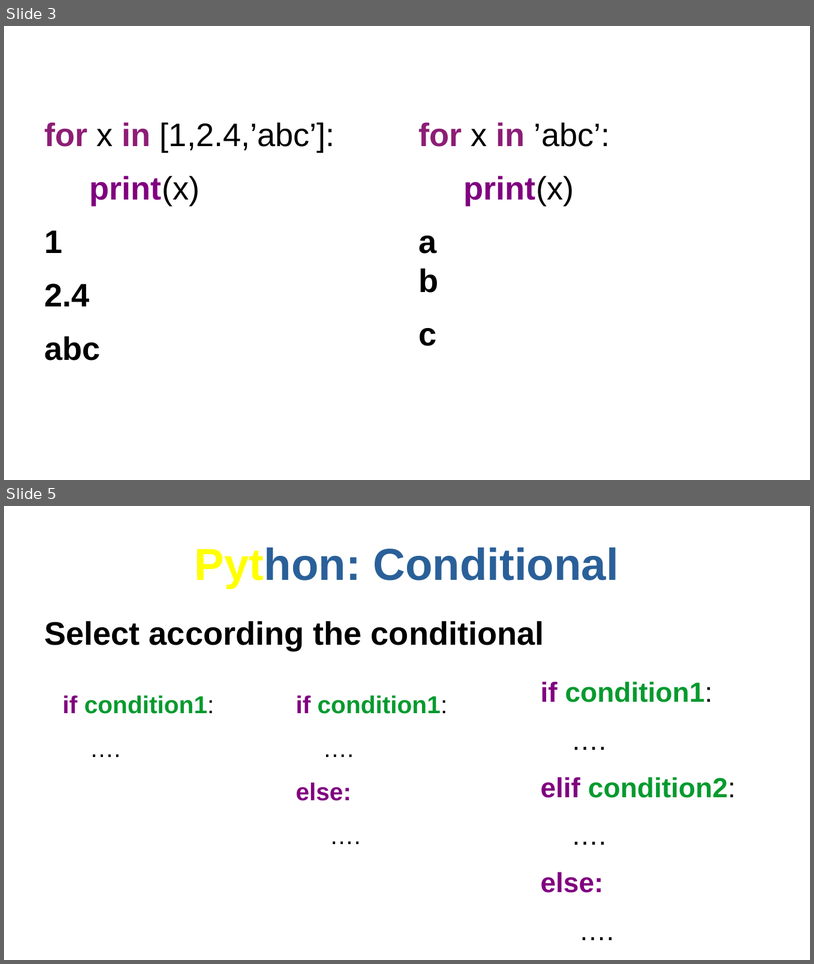
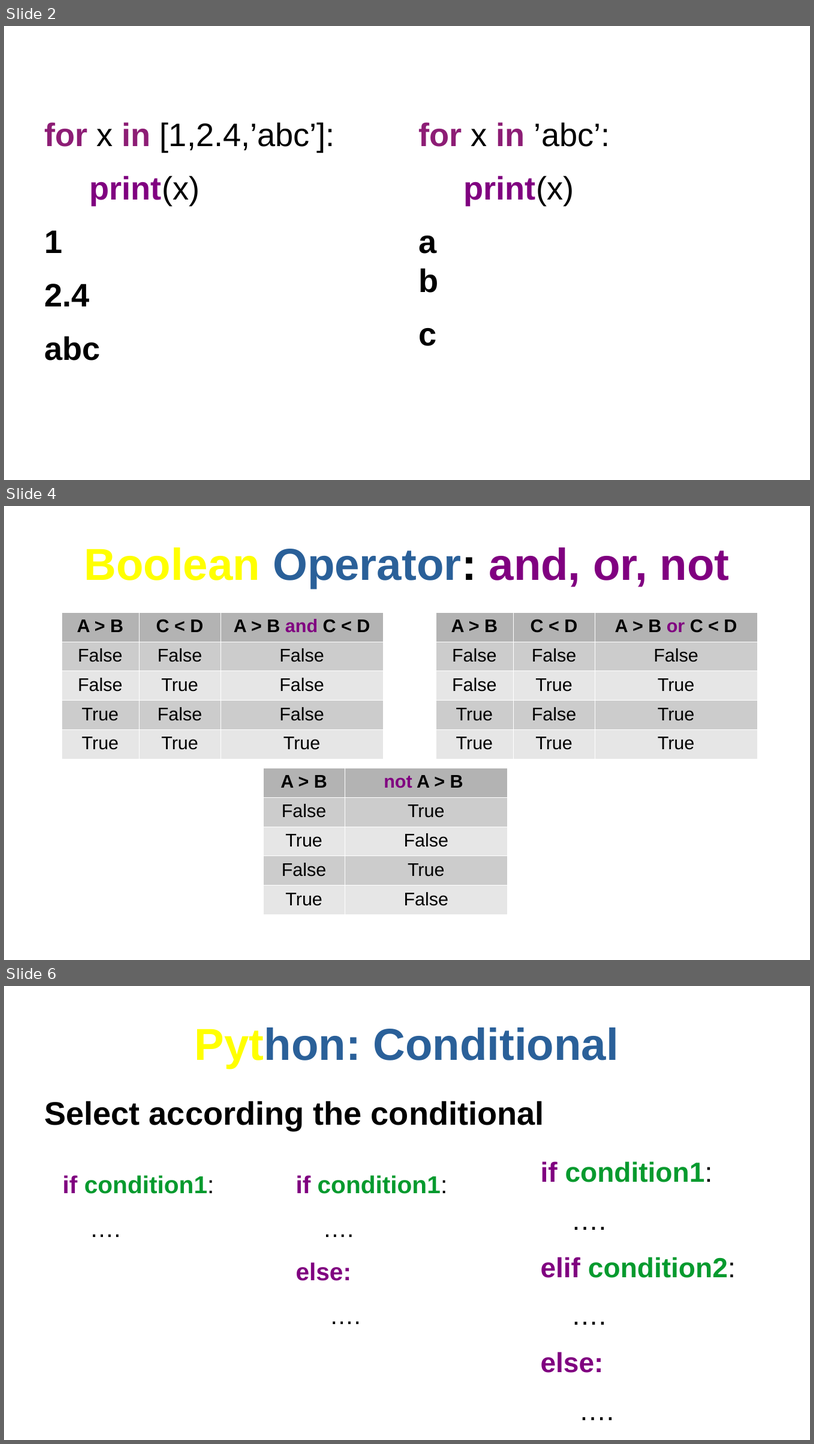
Before and after one commit to AndyDanian/chempyI, a slide deck: presentations/m1/c2.odp. Shown one above the other, each under a label of ours: slides 3 and 5 before the commit, slides 2, 4 and 6 after it; the slides between them are not shown. The pictures are 814x964 and 814x1444 pixels, drawn with LibreOffice and Linux fonts; fonts in the diff are those of the drawing. Boxes give left, top, right and bottom in pixels: in the first picture for what was removed or moved away, otherwise in the second. Text is boxed around its words. In the diff, an @@ line names an element or a change of style, - is before the commit and + after.

```diff
--- a/presentations/m1/c2.odp
+++ b/presentations/m1/c2.odp
@@ slide 4 added at [4,506,810,960], background #FFFFFF @@
@@ title added at [84,547,730,588], 44 pt, text #800080, bold @@
+Boolean Operator: and, or, not
@@ table added at [62,612,384,752], 5 rows, 3 columns @@
+A > B | C < D | A > B and C < D
+False | False | False
+False | True | False
+True | False | False
+True | True | True
@@ table added at [437,612,758,752], 5 rows, 3 columns @@
+A > B | C < D | A > B or C < D
+False | False | False
+False | True | True
+True | False | True
+True | True | True
@@ table added at [263,768,507,908], 5 rows, 2 columns @@
+A > B | not A > B
+False | True
+True | False
+False | True
+True | False
@@ what was slide 3 is now slide 2 @@
@@ what was slide 5 is now slide 6 @@
```
Also in this commit, not shown: 2 slides changed, 1 other slide added, 1 slide removed, 2 other files.
